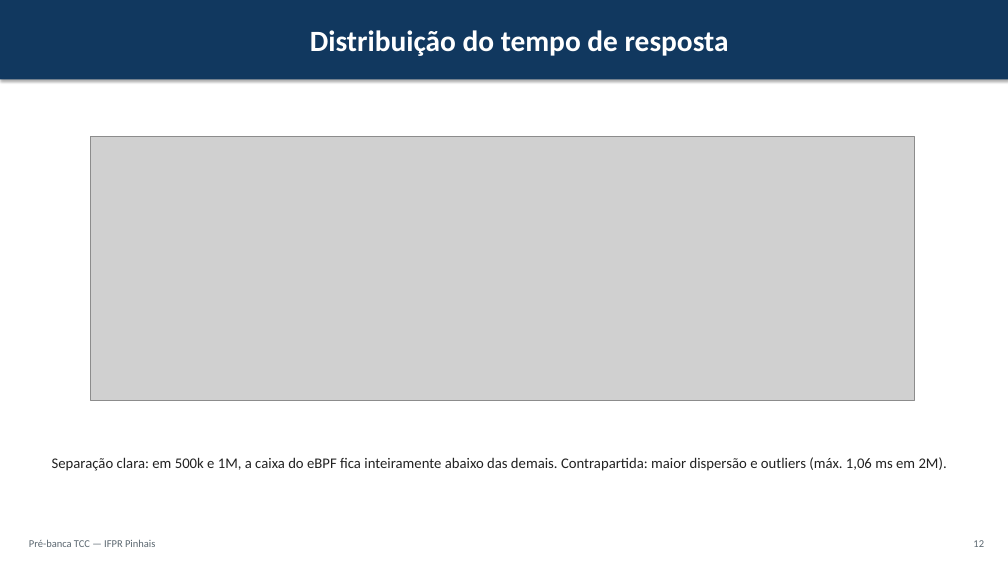
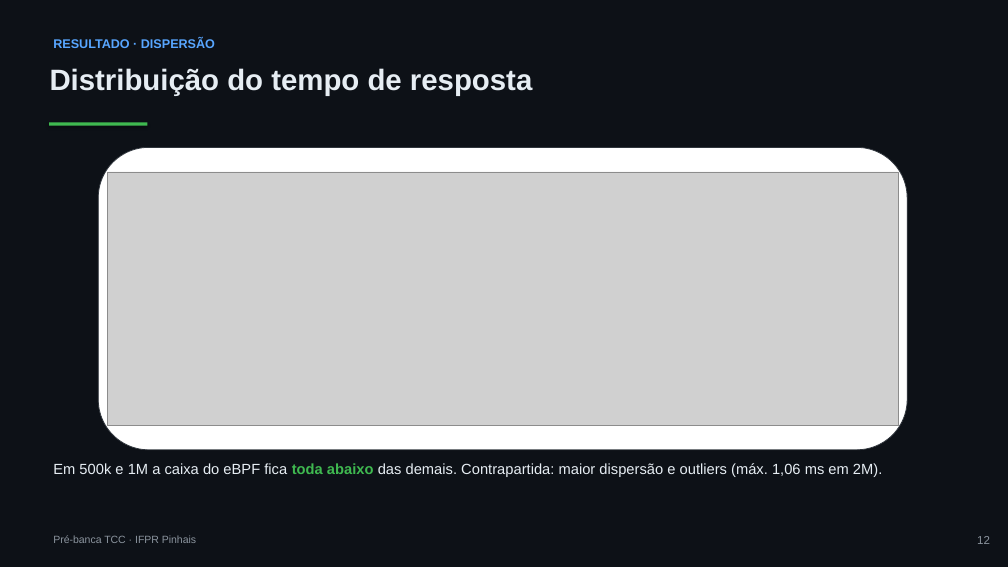
Before and after one commit to joaopedroplinta/vnf-monitoring-benchmark, a slide deck: slide 12 of docs/apresentacao/apresentacao_tcc.pptx. Drawn at 1008x567 pixels with LibreOffice and Linux fonts; fonts in the diff are those of the drawing; grey boxes stand for pictures. Boxes give left, top, right and bottom in pixels: in the first picture for what was removed or moved away, otherwise in the second. Text is boxed around its words. In the diff, an @@ line names an element or a change of style, - is before the commit and + after.

Commit message:
docs: redesenhar slides da pre-banca com tema escuro
Aplica tema escuro tech (fundo grafite, acentos neon verde/azul/laranja)
no gerador PPTX e no HTML reveal.js. Corrige sobreposicoes trocando a
fonte para Arial e ligando auto-ajuste de texto nas caixas. Aperta
fontes e espacamentos no HTML para o conteudo caber sem corte na altura
fixa do slide.

```diff
--- a/docs/apresentacao/apresentacao_tcc.pptx
+++ b/docs/apresentacao/apresentacao_tcc.pptx
@@ background #FFFFFF to #0D1117 @@
@@ text "Distribuição do tempo de resposta": place and size @@
-text "Distribuição do tempo de resposta" at box(0, 0, 1008, 79)
+text "Distribuição do tempo de resposta" at box(50, 68, 532, 96)
@@ text "Distribuição do tempo de resposta" at box(50, 68, 532, 96): font Calibri to Arial, text colour #FFFFFF to #E6EDF3; alignment centre to left; more space between paragraphs; vertical alignment middle to top; fill #11385F to none; shadow off @@
@@ text added at box(53, 38, 215, 48), 12 pt, text #58A6FF, bold @@
+RESULTADO · DISPERSÃO
@@ rectangle added at box(49, 123, 147, 126), fill #3FB950 @@
@@ rounded rectangle added at box(98, 147, 907, 450), fill #FFFFFF, outline #30363D 0.75 pt @@
@@ picture: place and size @@
-picture at box(91, 136, 915, 400)
+picture at box(107, 172, 898, 425)
@@ text at box(53, 463, 882, 477): text changed; font Calibri to Arial; text colour #222222 to #E6EDF3 @@
-Separação clara: em 500k e 1M, a caixa do eBPF fica inteiramente abaixo das demais. Contrapartida: maior dispersão e outliers (máx. 1,06 ms em 2M).
+Em 500k e 1M a caixa do eBPF fica toda abaixo das demais. Contrapartida: maior dispersão e outliers (máx. 1,06 ms em 2M).
@@ text at box(53, 535, 196, 543): text changed; font Calibri to Arial; text colour #5B6770 to #8B949E @@
-Pré-banca TCC — IFPR Pinhais
+Pré-banca TCC · IFPR Pinhais
@@ text "12" at box(977, 536, 990, 544): size 10 to 11 pt, font Calibri to Arial, text colour #5B6770 to #8B949E @@
```
Also in this commit, not shown: 18 other slides changed, 2 other files.
